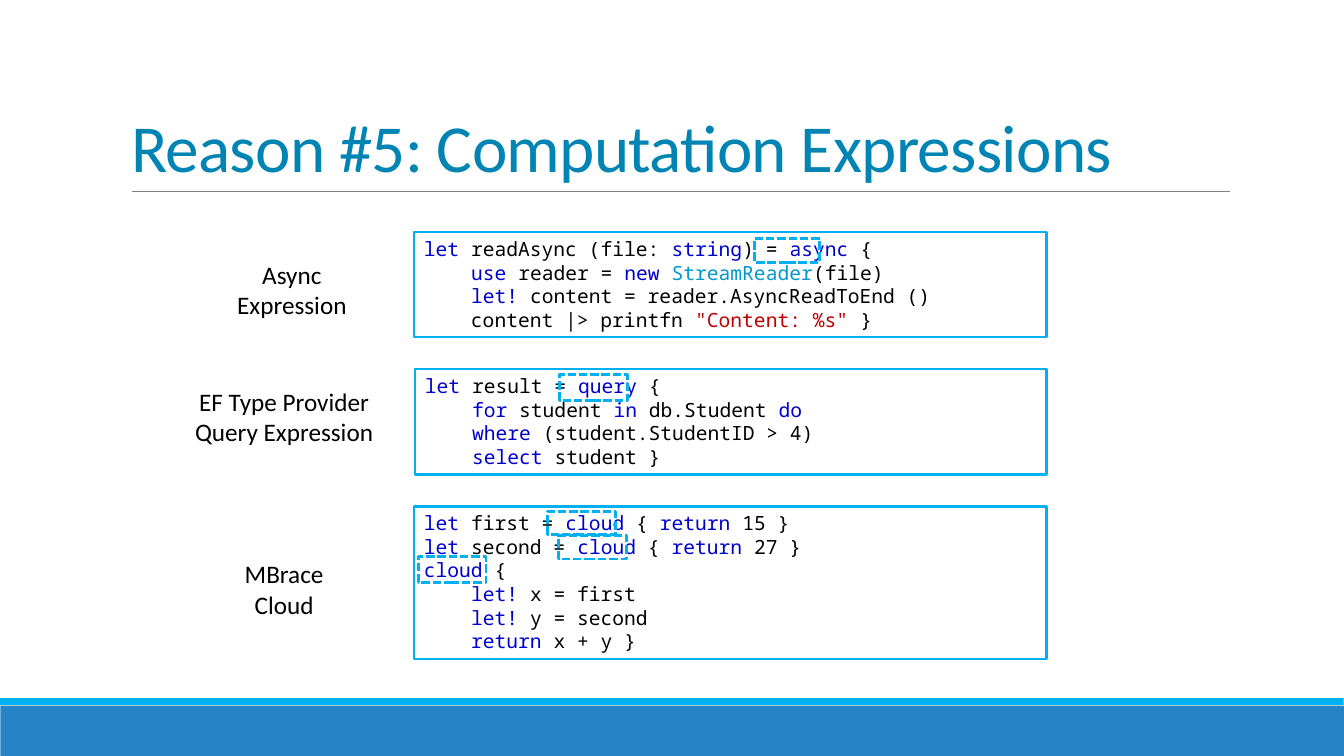
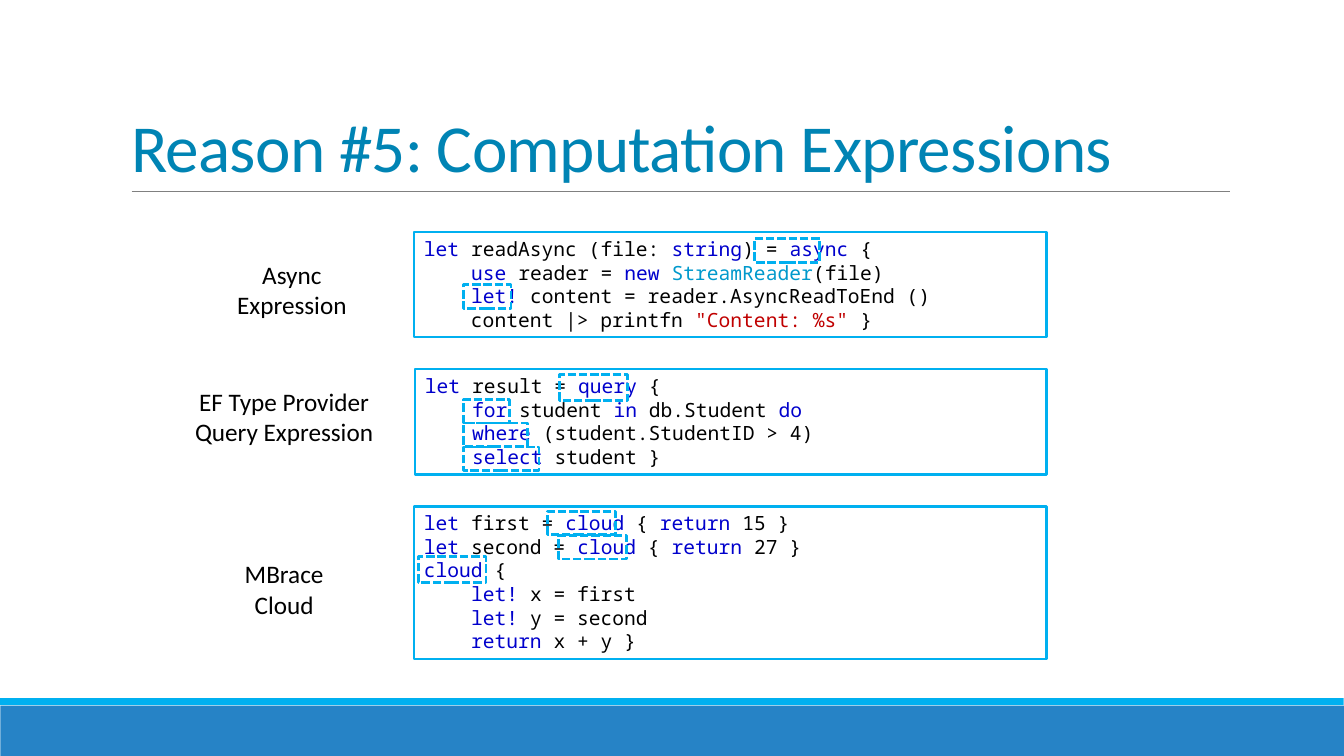
Before and after one commit to jorgef/fivereasons, a slide deck: slide 24 of FiveReasons.pptx. Drawn at 1344x756 pixels with LibreOffice and Linux fonts; fonts in the diff are those of the drawing. Boxes give left, top, right and bottom in pixels: in the first picture for what was removed or moved away, otherwise in the second. Text is boxed around its words. In the diff, an @@ line names an element or a change of style, - is before the commit and + after.

```diff
--- a/FiveReasons.pptx
+++ b/FiveReasons.pptx
@@ rectangle added at [464, 285, 511, 310], outline #00B0F0 2 pt dashed @@
@@ rectangle added at [464, 399, 509, 423], outline #00B0F0 2 pt dashed @@
@@ rectangle added at [464, 423, 527, 448], outline #00B0F0 2 pt dashed @@
@@ rectangle added at [464, 447, 539, 471], outline #00B0F0 2 pt dashed @@
```
Also in this commit, not shown: 3 other slides changed.
